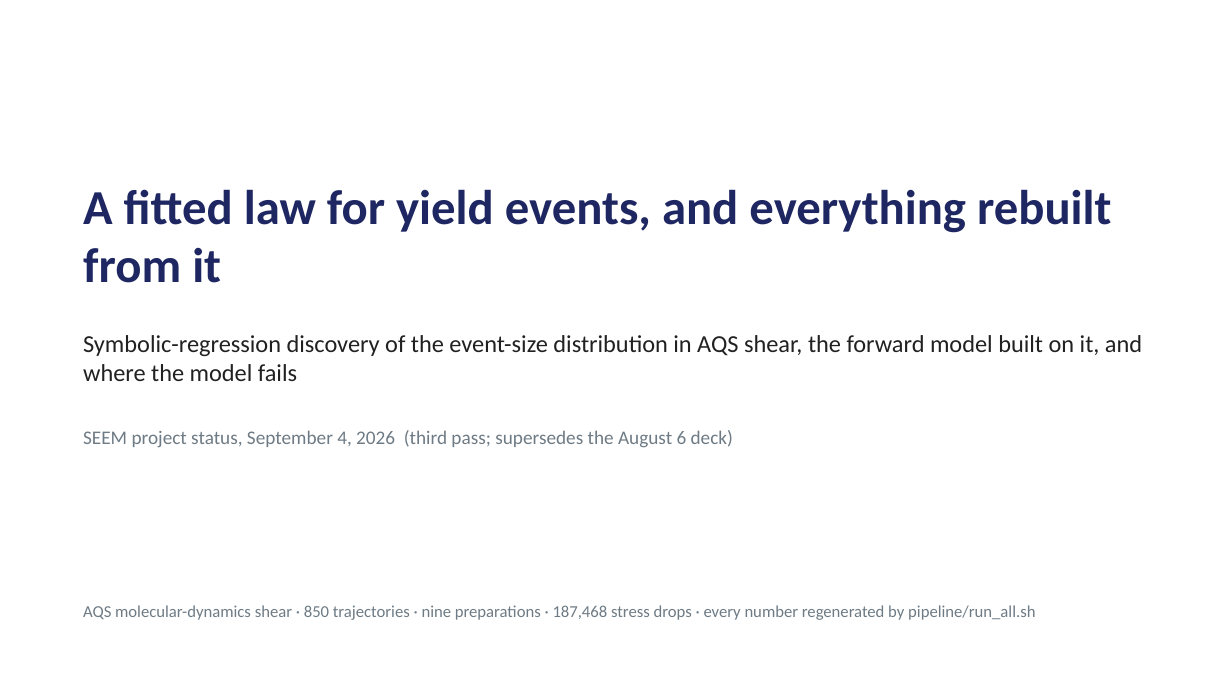
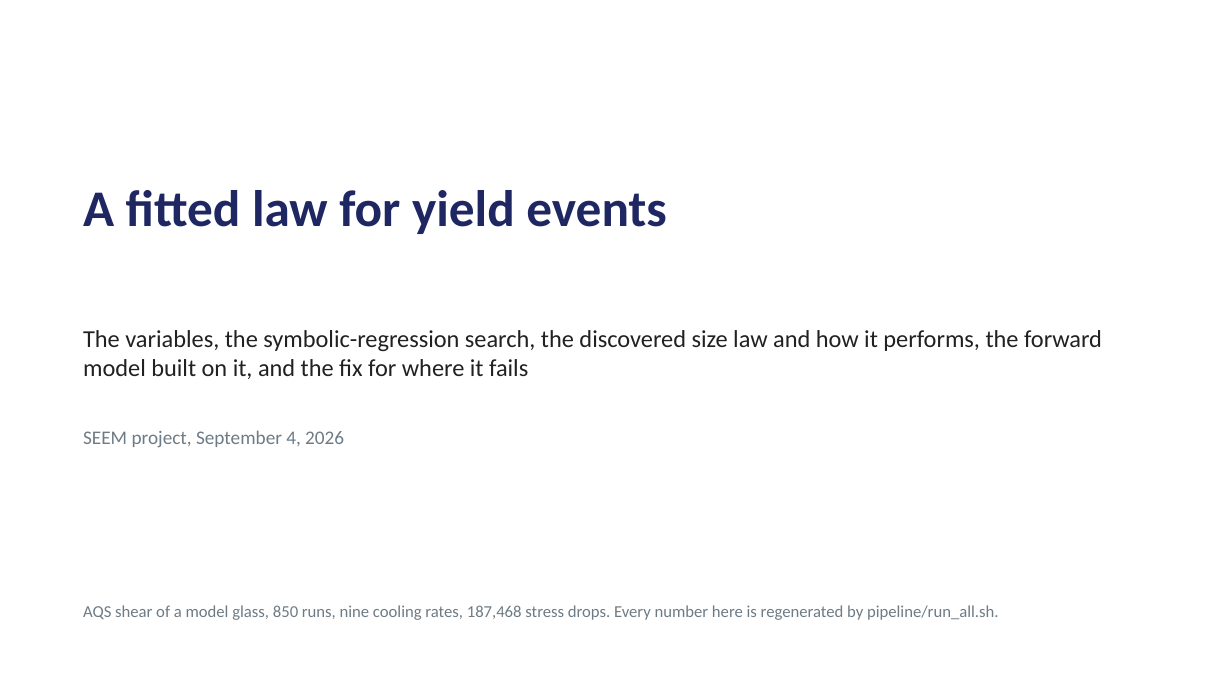
Before and after one commit to Samc73/SEEM, a slide deck: slide 1 of SEEM_project_deck.pptx. Drawn at 1232x693 pixels with LibreOffice and Linux fonts; fonts in the diff are those of the drawing. Boxes give left, top, right and bottom in pixels: in the first picture for what was removed or moved away, otherwise in the second. Text is boxed around its words. In the diff, an @@ line names an element or a change of style, - is before the commit and + after.

```diff
--- a/SEEM_project_deck.pptx
+++ b/SEEM_project_deck.pptx
@@ text at [83, 190, 666, 234]: text changed; size 38 to 40 pt @@
-A fitted law for yield events, and everything rebuilt from it
+A fitted law for yield events
@@ text at [83, 330, 1102, 379]: text changed @@
-Symbolic-regression discovery of the event-size distribution in AQS shear, the forward model built on it, and where the model fails
+The variables, the symbolic-regression search, the discovered size law and how it performs, the forward model built on it, and the fix for where it fails
@@ text at [83, 430, 344, 447]: text changed @@
-SEEM project status, September 4, 2026 (third pass; supersedes the August 6 deck)
+SEEM project, September 4, 2026
@@ text at [83, 605, 999, 620]: text changed @@
-AQS molecular-dynamics shear · 850 trajectories · nine preparations · 187,468 stress drops · every number regenerated by pipeline/run_all.sh
+AQS shear of a model glass, 850 runs, nine cooling rates, 187,468 stress drops. Every number here is regenerated by pipeline/run_all.sh.
```
Also in this commit, not shown: 6 other slides changed, 3 slides added, 13 slides removed, 2 other files.
